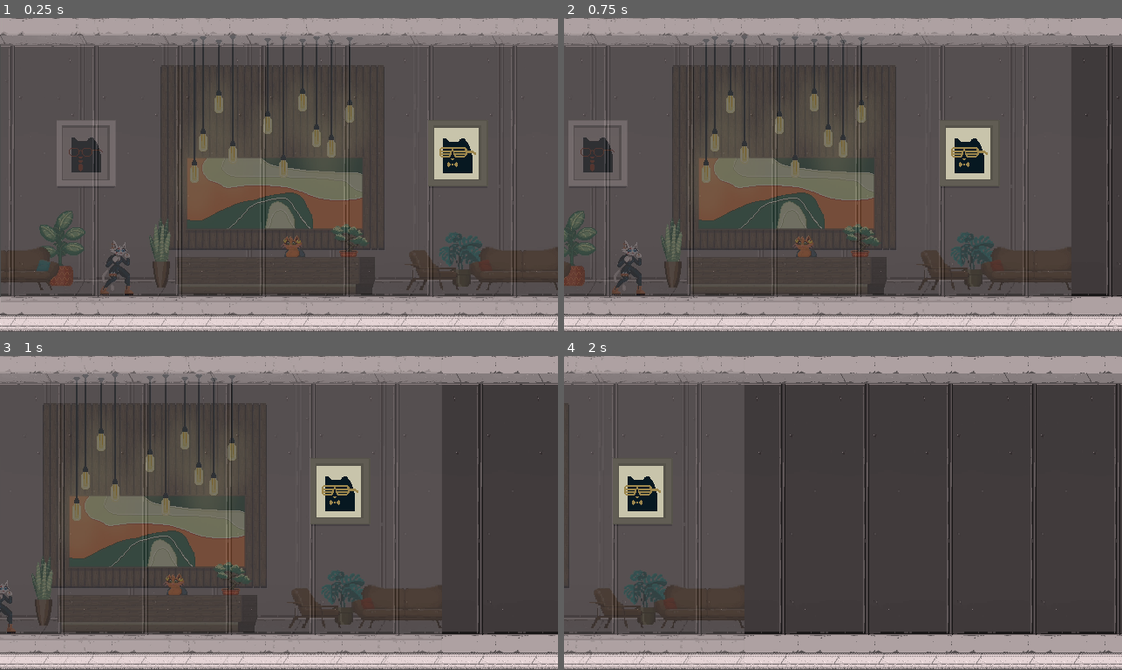
Above: before the commit, frames 1-4 (two rows, left to right).
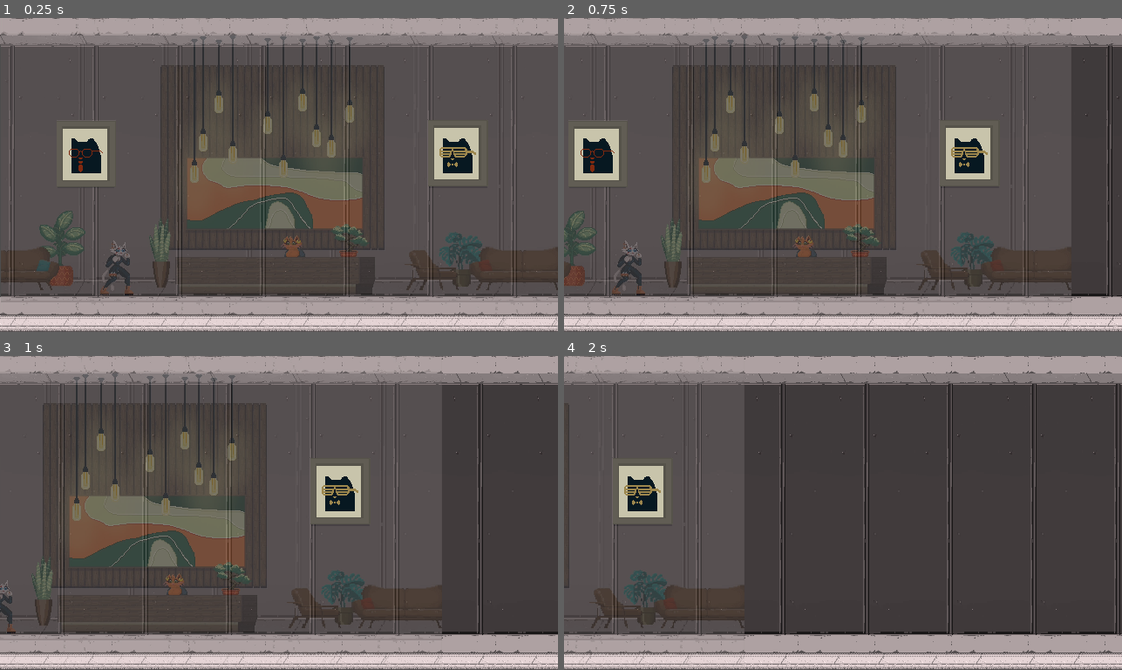
Above: after the commit, the same moments.

Repository: bogdanbartis/feral-level-editor
Game: Godot game, scene res://levels/testing-01.tscn
Same seed, same stepped clock (60 frames per second), same inputs: the game is played once before the commit and once after it. This scene is started directly instead of the project's main scene.
Inputs (mouse positions are in pixels of both pictures, inside the frame that each line leads up to):
- Up to frame 1 (0.25 s): no input
- Up to frame 2 (0.75 s): tap Enter (ui_accept) at 0.5 s; move the mouse to (965, 159) at 0.52 s; hold D (move_right) from 0.53 s (still down); click (965, 159) at 0.67 s
- Up to frame 3 (1 s): keep holding D (move_right); tap Enter (ui_accept) at 0.77 s
- Up to frame 4 (2 s): keep holding D (move_right); move the mouse to (731, 528) at 1.27 s; tap Enter (ui_accept) at 1.52 s

The runs differ from the first frame. In frame 1, 1.4% of the frame differs, in the area x 10-21%, y 32-54%; in frame 2, 1.4%; in frame 3, nothing differs; in frame 4, nothing differs.

Commit message:
Added one cat painting
- cat with glasses - colour - red
- renamed "ceeling" to "ceiling"

Diff:
--- a/levels/testing-01.tscn
+++ b/levels/testing-01.tscn
@@ -7,6 +7,7 @@
 [ext_resource type="Texture2D" uid="uid://dcxiacwyd5lnv" path="res://sprites/city_environment/graphics/ceeling-concrete-large.png" id="5_bjiek"]
 [ext_resource type="Texture2D" uid="uid://ce4rjpjwl7cm3" path="res://sprites/testing/reference.png" id="6_abk84"]
 [ext_resource type="Texture2D" uid="uid://c3ebv7ulosbvv" path="res://sprites/testing/graphics/Cat-Painting---03.png" id="7_abk84"]
+[ext_resource type="Texture2D" uid="uid://8ehtj4qao7dl" path="res://sprites/testing/graphics/Cat-Painting---04.png" id="8_e6a0e"]
 
 [node name="testing" type="Node2D"]
 metadata/_edit_vertical_guides_ = [0.0, 640.0]
@@ -1322,60 +1323,60 @@
 texture = ExtResource("3_q4tca")
 centered = false
 
-[node name="ceeling" type="Node2D" parent="."]
+[node name="ceiling" type="Node2D" parent="."]
 metadata/_edit_lock_ = true
 
-[node name="CeelingConcreteLarge" type="Sprite2D" parent="ceeling"]
+[node name="CeelingConcreteLarge" type="Sprite2D" parent="ceiling"]
 position = Vector2(0, 20)
 texture = ExtResource("5_bjiek")
 centered = false
 
-[node name="CeelingConcreteLarge2" type="Sprite2D" parent="ceeling"]
+[node name="CeelingConcreteLarge2" type="Sprite2D" parent="ceiling"]
 position = Vector2(564, 20)
 texture = ExtResource("5_bjiek")
 centered = false
 
-[node name="CeelingConcreteLarge3" type="Sprite2D" parent="ceeling"]
+[node name="CeelingConcreteLarge3" type="Sprite2D" parent="ceiling"]
 position = Vector2(1128, 20)
 texture = ExtResource("5_bjiek")
 centered = false
 
-[node name="CeelingConcreteLarge4" type="Sprite2D" parent="ceeling"]
+[node name="CeelingConcreteLarge4" type="Sprite2D" parent="ceiling"]
 position = Vector2(1692, 20)
 texture = ExtResource("5_bjiek")
 centered = false
 
-[node name="CeelingConcreteLarge5" type="Sprite2D" parent="ceeling"]
+[node name="CeelingConcreteLarge5" type="Sprite2D" parent="ceiling"]
 position = Vector2(2257, 20)
 texture = ExtResource("5_bjiek")
 centered = false
 
-[node name="CeelingConcreteLarge6" type="Sprite2D" parent="ceeling"]
+[node name="CeelingConcreteLarge6" type="Sprite2D" parent="ceiling"]
 position = Vector2(2821, 20)
 texture = ExtResource("5_bjiek")
 centered = false
 
-[node name="CeelingConcreteLarge7" type="Sprite2D" parent="ceeling"]
+[node name="CeelingConcreteLarge7" type="Sprite2D" parent="ceiling"]
 position = Vector2(3385, 20)
 texture = ExtResource("5_bjiek")
 centered = false
 
-[node name="CeelingConcreteLarge8" type="Sprite2D" parent="ceeling"]
+[node name="CeelingConcreteLarge8" type="Sprite2D" parent="ceiling"]
 position = Vector2(3949, 20)
 texture = ExtResource("5_bjiek")
 centered = false
 
-[node name="CeelingConcreteLarge9" type="Sprite2D" parent="ceeling"]
+[node name="CeelingConcreteLarge9" type="Sprite2D" parent="ceiling"]
 position = Vector2(4513, 20)
 texture = ExtResource("5_bjiek")
 centered = false
 
-[node name="CeelingConcreteLarge10" type="Sprite2D" parent="ceeling"]
+[node name="CeelingConcreteLarge10" type="Sprite2D" parent="ceiling"]
 position = Vector2(5077, 20)
 texture = ExtResource("5_bjiek")
 centered = false
 
-[node name="CeelingConcreteLarge11" type="Sprite2D" parent="ceeling"]
+[node name="CeelingConcreteLarge11" type="Sprite2D" parent="ceiling"]
 position = Vector2(5641, 20)
 texture = ExtResource("5_bjiek")
 centered = false
@@ -1396,3 +1397,8 @@
 position = Vector2(491.12, 117.09)
 texture = ExtResource("7_abk84")
 centered = false
+
+[node name="CatPainting04" type="Sprite2D" parent="."]
+position = Vector2(64.7889, 117.784)
+texture = ExtResource("8_e6a0e")
+centered = false
Not shown: 1 places in levels/testing-01.tscn that only renumber resources
